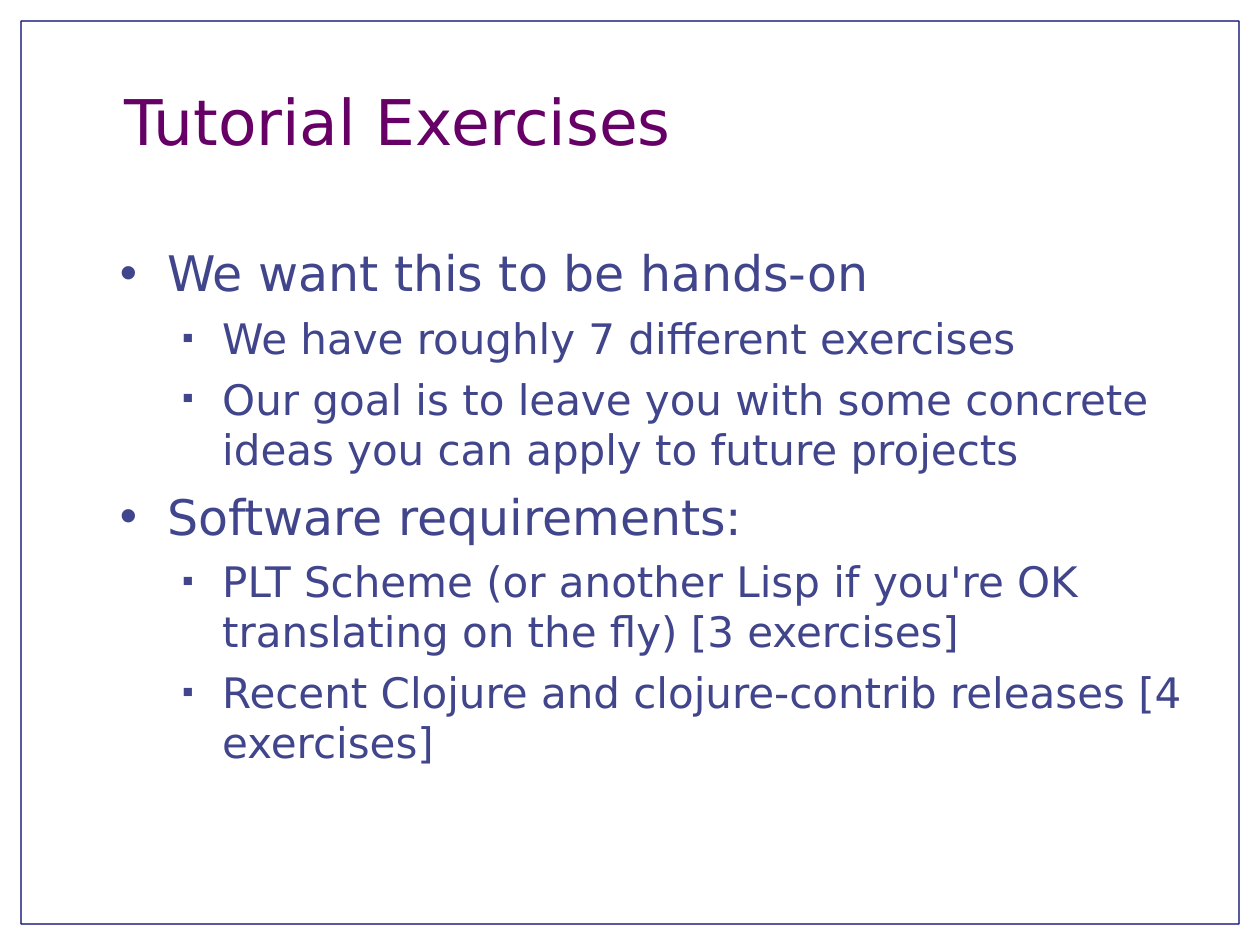
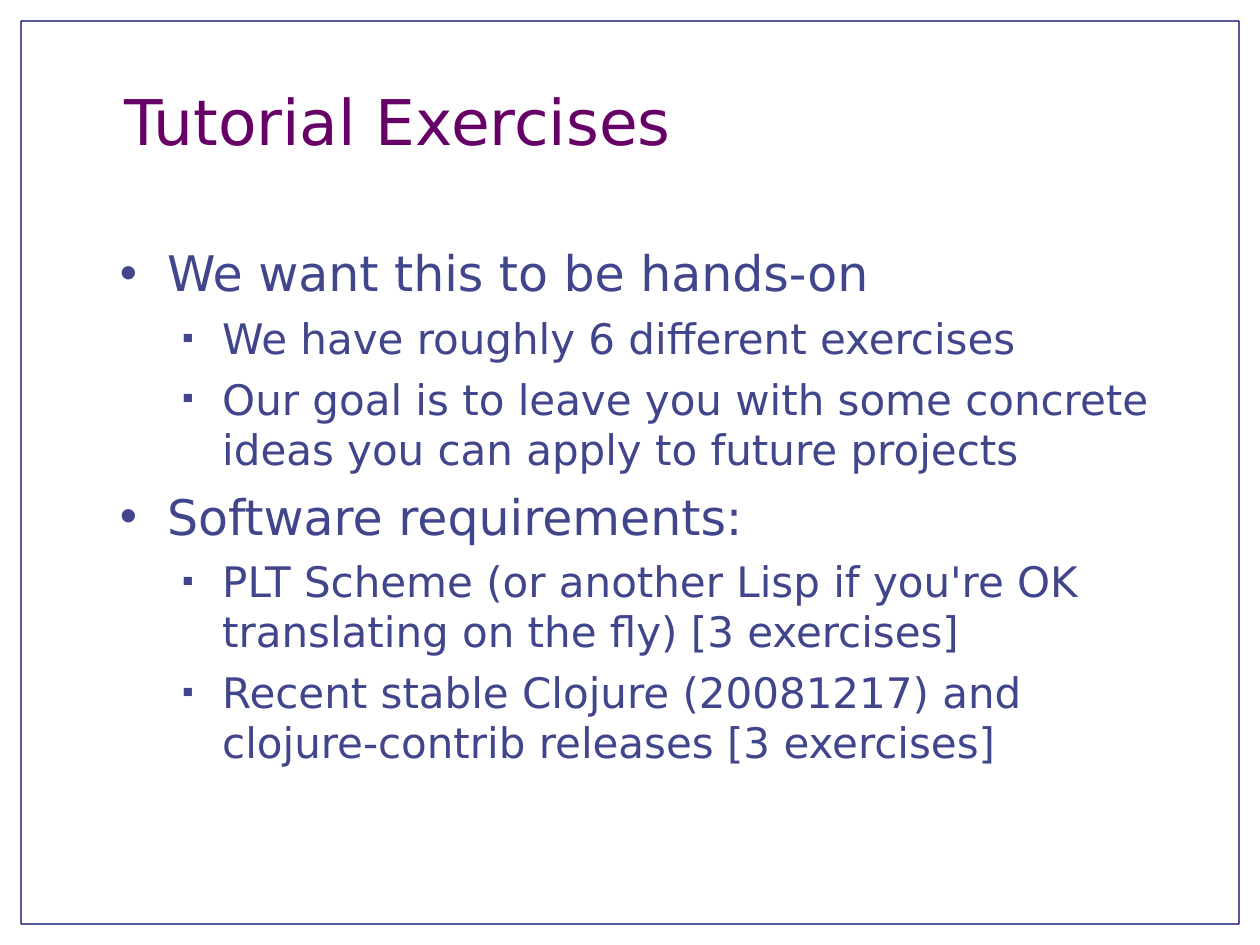
Before and after one commit to jnewbern/monad-tutorial, a slide deck: slide 3 of slides/TutorialOverview.odp. Drawn at 1260x945 pixels with LibreOffice and Linux fonts; fonts in the diff are those of the drawing. Boxes give left, top, right and bottom in pixels: in the first picture for what was removed or moved away, otherwise in the second. Text is boxed around its words. In the diff, an @@ line names an element or a change of style, - is before the commit and + after.

```diff
--- a/slides/TutorialOverview.odp
+++ b/slides/TutorialOverview.odp
@@ text at (x1=222, y1=322, x2=1015, y2=363): text changed @@
-  ■ We have roughly 7 different exercises
+  ■ We have roughly 6 different exercises
@@ text at (x1=222, y1=676, x2=1021, y2=767): text changed @@
-  ■ Recent Clojure and clojure-contrib releases [4 exercises]
+  ■ Recent stable Clojure (20081217) and clojure-contrib releases [3 exercises]
```
Also in this commit, not shown: 4 other slides changed.
